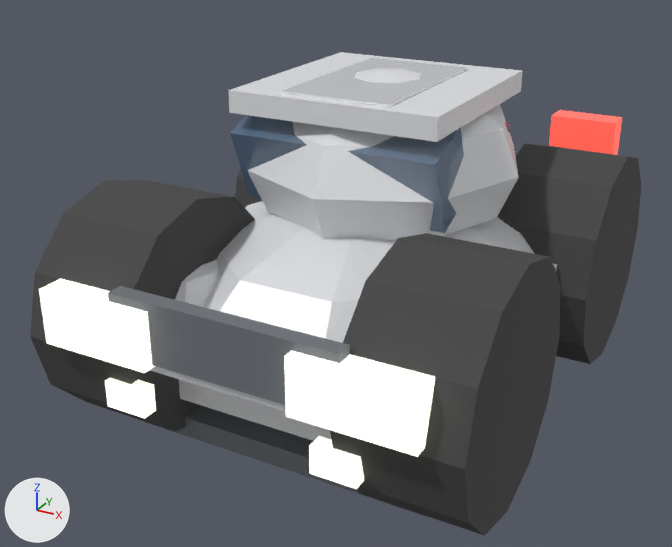
What one commit did to the glTF model navigacio/models/verso.glb.
Both versions are drawn from a 50 mm camera at (1.51, -3.06, 1.94) aimed at (-0.09, -0.16, 0.49). The lights are fixed; the arrows at lower left show +X, +Y and +Z. The older version comes first. Vertices at exactly the same position are counted once.

Objects in the first picture: 'verso'.
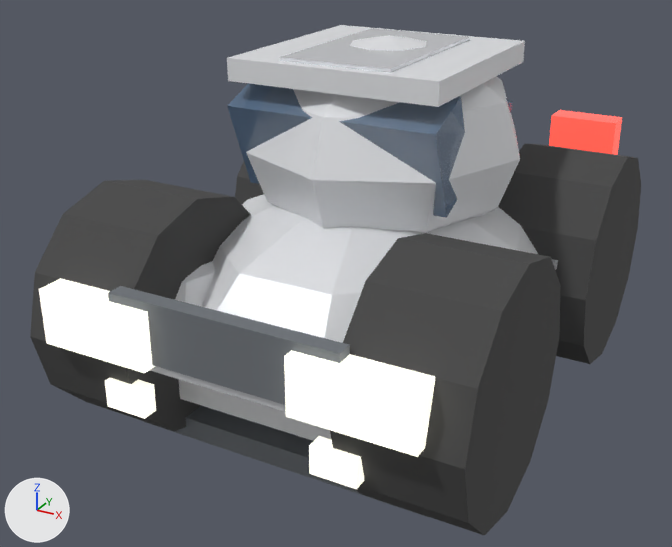
The change, as a list of edits to the scene's bpy script:
```text
Change me_verso:
    used by ob_verso; location = (0.0, 0.0, 0.0)
    remove me_verso.from_pydata(...)  # 641 vertices, 1142 faces; spans x -0.8..0.8, y -1.09..1.06, z 0.0..1.24
    add me_verso.from_pydata(...)  # 641 vertices, 1142 faces; spans x -0.8..0.8, y -1.09..1.06, z -0.01..1.36
    me_verso part 1: the loose piece of 67 vertices spanning x -0.73..0.73, y -0.83..0.79, z 0.03..0.78 is scaled about its middle by (1, 1, 1.11)
    me_verso part 2: the loose piece of 47 vertices spanning x -0.53..0.53, y -0.48..0.65, z 0.57..1.24 is scaled about its middle by (1, 1, 1.17), then moved by (0.0, 0.0, 0.07)
    me_verso part 3: the loose piece of 8 vertices spanning x -0.4..0.4, y -0.37..0.45, z 1.13..1.21 is moved by (0.0, 0.0, 0.11)
    me_verso part 4: the loose piece of 8 vertices spanning x -0.4..0.4, y -0.38..-0.06, z 0.78..1.14 is scaled about its middle by (1, 1.04, 1.16), then moved by (0.0, 0.0, 0.08)
    me_verso part 5: the loose piece of 8 vertices spanning x -0.38..0.38, y 0.15..0.41, z 0.77..1.07 is scaled about its middle by (1, 1.03, 1.16), then moved by (0.0, 0.0, 0.07)
    me_verso part 6: the loose piece of 8 vertices spanning x -0.68..0.68, y -0.46..0.46, z 0.52..0.55 is moved by (0.0, 0.0, 0.01)
    me_verso part 7: the loose piece of 8 vertices spanning x -0.21..0.21, y -0.33..0.37, z 1.18..1.22 is moved by (0.0, 0.0, 0.12)
    other edits to the shape of me_verso do not show in these pictures
```

Where the change shows, as pixel boxes [x1, y1, x2, y2] in the pictures (672 x 547 px; the box of a moved part takes in the faces that stretch with it):
'verso', reshaped: before [30, 52, 641, 535]; after [30, 25, 641, 535]
part 1 of me_verso, moved or reshaped: before [204, 201, 535, 343]; after [201, 194, 538, 343]
part 2 of me_verso, moved or reshaped: before [248, 68, 519, 241]; after [246, 35, 520, 233]
part 3 of me_verso, moved or reshaped: before [228, 52, 523, 142]; after [227, 25, 525, 107]
part 4 of me_verso, moved or reshaped: before [230, 115, 464, 233]; after [227, 83, 465, 218]
part 5 of me_verso, moved or reshaped (mostly hidden): before [505, 122, 510, 132]; after [506, 98, 513, 113]
part 6 of me_verso, moved or reshaped (mostly hidden): before [553, 264, 558, 271]; after [552, 259, 558, 270]
part 7 of me_verso, moved or reshaped: before [281, 58, 468, 107]; after [280, 28, 470, 73]
